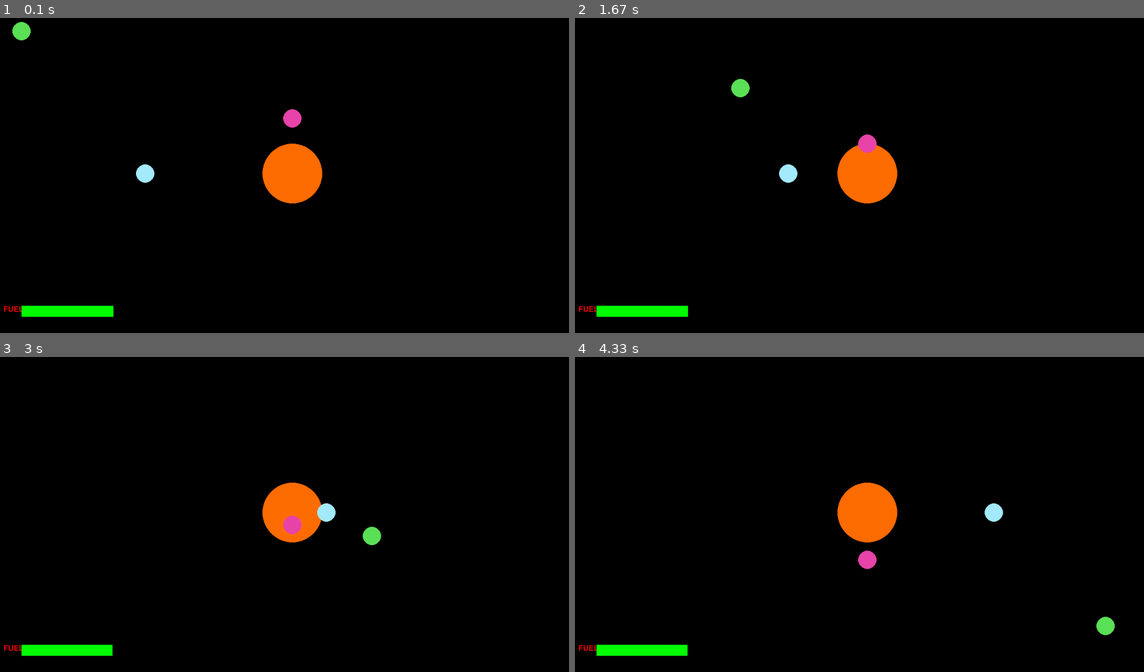
Above: before the commit, frames 1-4 (two rows, left to right).
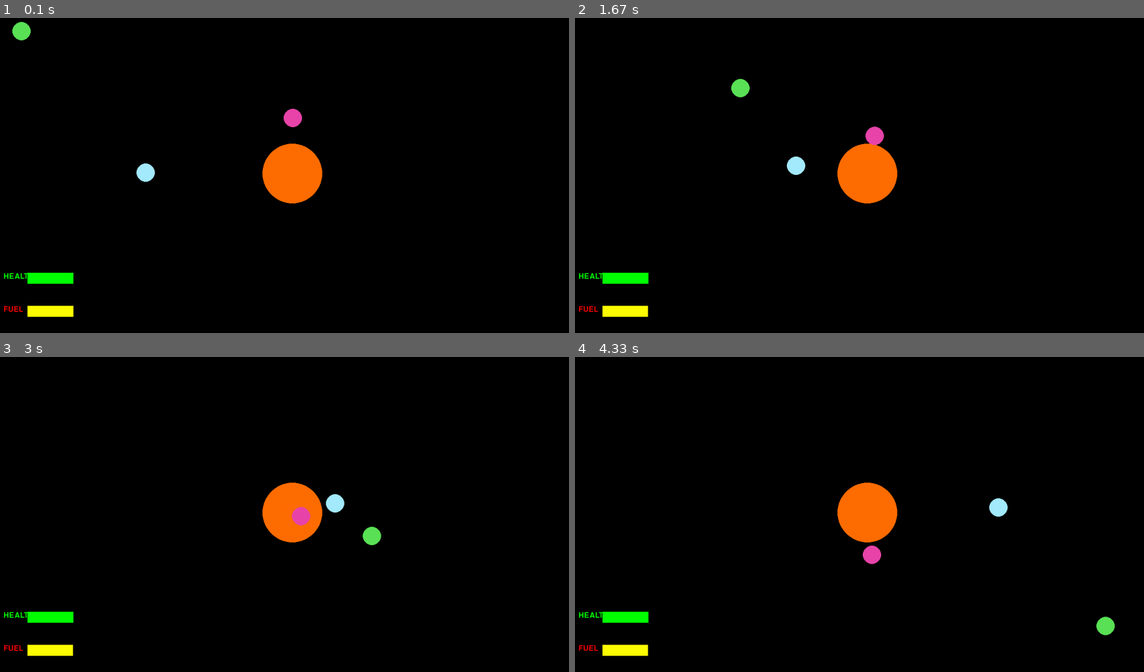
Above: after the commit, the same moments.

Repository: JoelWester/pygames
Game: pygame game, started from SpaceGame.py
Same seed, same stepped clock (60 frames per second), same inputs: the game is played once before the commit and once after it.
Inputs:
- Up to frame 1 (0.1 s): no input
- Up to frame 2 (1.67 s): hold D 0.33-0.8 s; hold W 0.83-1.13 s; hold D 1.17-1.63 s
- Up to frame 3 (3 s): hold A 1.67-2.2 s; hold S 2.23-2.53 s; hold A 2.57-2.97 s
- Up to frame 4 (4.33 s): hold W 3-3.37 s; hold D 3.4-4.03 s; hold S from 4.07 s (still down)

The runs differ from the first frame. In frame 1, 1.0% of the frame differs, in the area x 0-54%, y 28-96%; in frame 2, 1.4%; in frame 3, 1.5%, in the area x 0-61%, y 43-96%; in frame 4, 1.3%.

Commit message:
Add files via upload
SpaceGame added health attribute to Ship, added a health bar, added velocity to planets

Diff:
--- a/SpaceGame.py
+++ b/SpaceGame.py
@@ -17,24 +17,23 @@
 sysfont = pygame.font.get_default_font()
 font = pygame.font.SysFont(None, 24)
 
-text = 'FUEL'
-
 #Gravitational constant
 g = 0.0001
 #Body object
 
 class Body:
     mass = 0.5
-    velocity = (0.0, 0.0)
-    def __init__(self, type, position, color):
+    def __init__(self, type, position, color, velocity):
         self.type = type
         self.position = position
         self.color = color
+        self.velocity = velocity
 
 class Ship:
     mass = 0.5
     velocity = (0.0, 0.0)
     fuel = 200.0
+    hp = 100.0
     def __init__(self, type, position, color):
         self.type = type
         self.position = position
@@ -44,8 +43,8 @@
 ship = Ship("ship", (50.0, 50.0), (91, 226, 87))
 
 #Planets
-a = Body("planet", (centre[0]//2, centre[1]), (random.randint(1,254), random.randint(1,254), random.randint(1,254)))
-b = Body("planet", (centre[0], centre[1]//1.5), (random.randint(1,254), random.randint(1,254), random.randint(1,254)))
+a = Body("planet", (centre[0]//2, centre[1]), (random.randint(1,254), random.randint(1,254), random.randint(1,254)), (0.2,-0.2))
+b = Body("planet", (centre[0], centre[1]//1.5), (random.randint(1,254), random.randint(1,254), random.randint(1,254)), (0.2,-0.2))
 planets = {a,b}
 
 print('Ship details:')
@@ -65,9 +64,14 @@
 
     #Fuel
     #Draw text
-    img = font.render(text, True, (255, 0, 0))
+    img = font.render('FUEL', True, (255, 0, 0))
     screen.blit(img, (centre[0]*0.02,centre[1]*1.8))
-    pygame.draw.rect(screen, (0, 255, 0), pygame.Rect(centre[0]*0.08, centre[1]*1.8, ship.fuel, 24))
+    pygame.draw.rect(screen, (255, 255, 0), pygame.Rect(centre[0]*0.1, centre[1]*1.8, ship.fuel//2, 24))
+    #Health
+    #Draw text
+    img = font.render('HEALTH', True, (0, 255, 0))
+    screen.blit(img, (centre[0]*0.02,centre[1]*1.6))
+    pygame.draw.rect(screen, (0, 255, 0), pygame.Rect(centre[0]*0.1, centre[1]*1.6, ship.hp, 24))
 
 #Is the mouse pressed down?
 mouseDown = False
